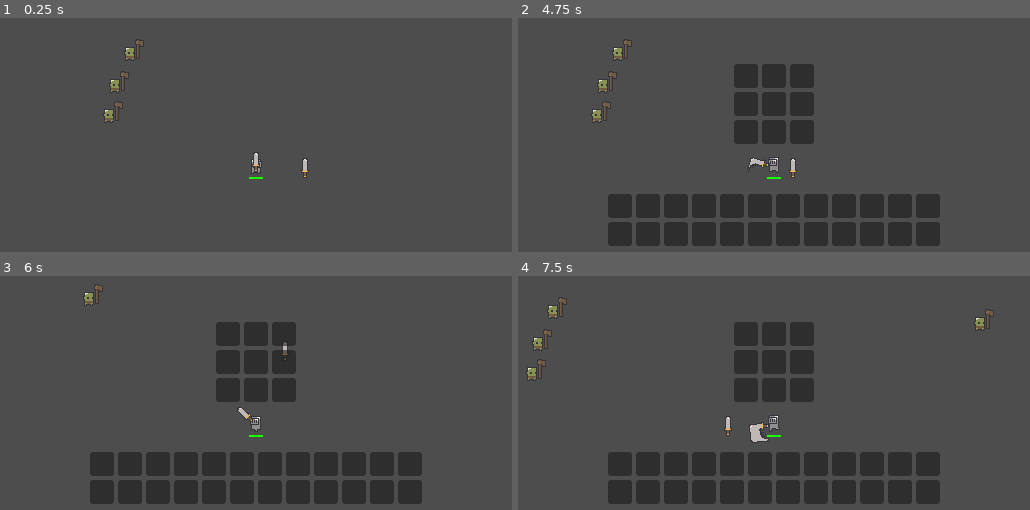
Above: before the commit, frames 1-4 (two rows, left to right).
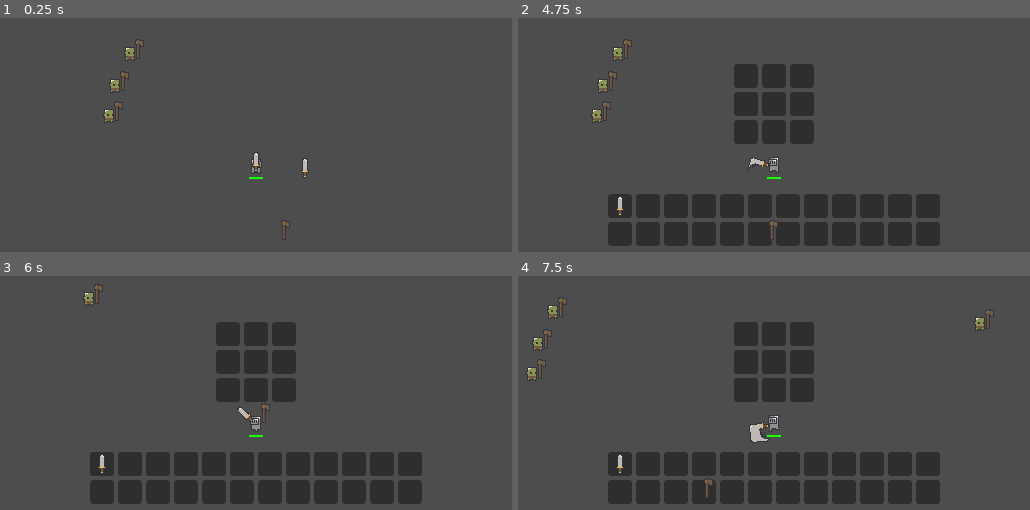
Above: after the commit, the same moments.

Repository: bbenefield89/realm-runners
Game: Godot game, scene res://Scenes/MainScene.tscn
The game is run twice, just before and just after one commit, with the same random seed, the same clock (stepped at 60 frames per second) and the same inputs.
Inputs (mouse positions are in pixels of both pictures, inside the frame that each line leads up to):
- Up to frame 1 (0.25 s): no input
- Up to frame 2 (4.75 s): tap Enter at 0.5 s; move the mouse to (886, 146) at 0.52 s; hold D (walk_right) 0.53-1.28 s; tap E (interact, bound only after the commit) at 0.6, 1.55, 2.3, 2.85, 3.6, 4.55 s; move the mouse to (671, 177) at 1.27 s; hold S (walk_down) 1.28-2.03 s; click (671, 177) at 1.35 s; move the mouse to (825, 97) at 2.02 s; hold D (walk_right) 2.03-2.78 s; right-click (825, 97) at 2.1 s; move the mouse to (748, 219) at 2.77 s; hold W (walk_up) 2.78-3.53 s; move the mouse to (927, 205) at 3.52 s; hold A (walk_left) from 3.53 s (still down); tap Tab (inventory_toggle) at 4.15 s; move the mouse to (620, 118) at 4.27 s; click (620, 118) at 4.35 s
- Up to frame 3 (6 s): move the mouse to (281, 421) at 5.02 s; release A (walk_left) at 5.03 s; hold S (walk_down) 5.03-5.78 s; right-click (281, 421) at 5.1 s; tap E (interact, bound only after the commit) at 5.3, 5.85 s; move the mouse to (179, 348) at 5.77 s; hold D (walk_right) from 5.78 s (still down)
- Up to frame 4 (7.5 s): move the mouse to (886, 404) at 6.52 s; release D (walk_right) at 6.53 s; hold W (walk_up) 6.53-7.28 s; tap E (interact, bound only after the commit) at 6.6 s; move the mouse to (671, 435) at 7.27 s; hold D (walk_right) from 7.28 s (still down); click (671, 435) at 7.35 s

The runs differ from the first frame. In frame 1, less than 0.1% of the frame differs, in the area x 55-57%, y 86-95%; in frame 2, 0.1%; in frame 3, 0.1%; in frame 4, 0.2%, in the area x 19-42%, y 60-95%.

Commit message:
Now able to properly loot items from the ground

Diff:
--- a/Prefabs/Creatures/PlayerScene.tscn
+++ b/Prefabs/Creatures/PlayerScene.tscn
@@ -4,7 +4,7 @@
 [ext_resource type="Script" path="res://Scripts/Creatures/PlayerController.gd" id="2_5dl5e"]
 [ext_resource type="Texture2D" uid="uid://mm1ciyi7xriq" path="res://Tilesets/dungeonSprites_ v1.5/knight_.png" id="2_evd7d"]
 [ext_resource type="Script" path="res://Scripts/Stats/StatsResource.gd" id="3_61y5n"]
-[ext_resource type="PackedScene" uid="uid://cant84ai23x4s" path="res://Prefabs/Weapons/Excalibur.tscn" id="4_rkwbu"]
+[ext_resource type="PackedScene" uid="uid://cant84ai23x4s" path="res://Prefabs/Weapons/ExcaliburScene.tscn" id="4_rkwbu"]
 [ext_resource type="PackedScene" uid="uid://xdg1k5csd08b" path="res://Prefabs/Inventory/InventoryButton.tscn" id="6_s47rb"]
 
 [sub_resource type="Resource" id="Resource_b272u"]
@@ -318,3 +318,4 @@
 [connection signal="timeout" from="Timers/DamageFlashTimer" to="." method="_on_damage_colors_timer_timeout"]
 [connection signal="timeout" from="Timers/DamageTimeoutTimer" to="." method="_on_damage_timeout_timeout"]
 [connection signal="area_entered" from="ItemPickupArea" to="." method="_on_item_pickup_area_area_entered"]
+[connection signal="area_exited" from="ItemPickupArea" to="." method="_on_item_pickup_area_area_exited"]
--- a/Prefabs/Inventory/InventoryButton.tscn
+++ b/Prefabs/Inventory/InventoryButton.tscn
@@ -4,6 +4,7 @@
 custom_minimum_size = Vector2(24, 24)
 
 [node name="Sprite2D" type="Sprite2D" parent="."]
+texture_filter = 1
 centered = false
 offset = Vector2(6, 0)
 region_enabled = true
--- a/Prefabs/Inventory/Weapons/Excalibur.tscn
+++ b/Prefabs/Inventory/Weapons/ExcaliburScene.tscn
@@ -9,7 +9,7 @@
 [node name="Excalibur" instance=ExtResource("1_e685p")]
 texture = ExtResource("2_y078h")
 region_enabled = true
-region_rect = Rect2(0, 0, 32, 32)
+region_rect = Rect2(10, 4, 12, 24)
 
 [node name="CollisionShape2D" parent="Area2D" index="0"]
 shape = SubResource("RectangleShape2D_omr5i")
--- /dev/null
+++ b/Prefabs/Inventory/Weapons/WoodAxeScene.tscn
@@ -0,0 +1,16 @@
+[gd_scene load_steps=4 format=3 uid="uid://c4htthyc0v4vi"]
+
+[ext_resource type="PackedScene" uid="uid://caxmga3v0m6ri" path="res://Prefabs/Inventory/ItemScene.tscn" id="1_w5os0"]
+[ext_resource type="Texture2D" uid="uid://d24ct6bm7q7bh" path="res://Tilesets/dungeonSprites_ v1.5/weapons_.png" id="2_u83oi"]
+
+[sub_resource type="RectangleShape2D" id="RectangleShape2D_1eng6"]
+size = Vector2(9, 20)
+
+[node name="WoodAxeScene" instance=ExtResource("1_w5os0")]
+texture = ExtResource("2_u83oi")
+region_enabled = true
+region_rect = Rect2(0, 24, 12, 24)
+
+[node name="CollisionShape2D" parent="Area2D" index="0"]
+position = Vector2(1.5, 0)
+shape = SubResource("RectangleShape2D_1eng6")
--- a/Scenes/MainScene.tscn
+++ b/Scenes/MainScene.tscn
@@ -1,9 +1,10 @@
-[gd_scene load_steps=5 format=3 uid="uid://ckcuv1p4x4vox"]
+[gd_scene load_steps=6 format=3 uid="uid://ckcuv1p4x4vox"]
 
 [ext_resource type="Script" path="res://Scenes/SceneController.gd" id="1_kjq2c"]
 [ext_resource type="PackedScene" uid="uid://c7asklokn48k2" path="res://Prefabs/Creatures/PlayerScene.tscn" id="1_mop1v"]
 [ext_resource type="PackedScene" uid="uid://d0sqyad1wjbv0" path="res://Prefabs/Creatures/Enemies/GoblinScene.tscn" id="2_81uar"]
-[ext_resource type="PackedScene" uid="uid://bsdln0cg2rh46" path="res://Prefabs/Inventory/Weapons/Excalibur.tscn" id="4_s1vfx"]
+[ext_resource type="PackedScene" uid="uid://bsdln0cg2rh46" path="res://Prefabs/Inventory/Weapons/ExcaliburScene.tscn" id="4_s1vfx"]
+[ext_resource type="PackedScene" uid="uid://c4htthyc0v4vi" path="res://Prefabs/Inventory/Weapons/WoodAxeScene.tscn" id="5_j17kc"]
 
 [node name="MainScene" type="Node2D"]
 script = ExtResource("1_kjq2c")
@@ -25,3 +26,6 @@
 
 [node name="Goblin_3" parent="." instance=ExtResource("2_81uar")]
 position = Vector2(34, 74)
+
+[node name="WoodAxeScene" parent="." instance=ExtResource("5_j17kc")]
+position = Vector2(209, 193)
--- a/Scripts/Creatures/PlayerController.gd
+++ b/Scripts/Creatures/PlayerController.gd
@@ -40,6 +40,7 @@
 var can_attack := true
 var can_take_damage := true
 var total_time_damage_flashing := 0.0
+var lootable_items: Array[ItemController] = []
 
 
 func _ready():
@@ -57,6 +58,7 @@
 	handle_attack_input()
 	handle_BodySprite_facing_direction()
 	handle_toggle_inventory()
+	handle_loot_input()
 
 
 func connect_signals(): # Called from CreatureController
@@ -126,6 +128,25 @@
 		InventoryUi.visible = false if is_inventory_visible else true
 
 
+func handle_loot_input():
+	if Input.is_action_just_pressed("interact"):
+		if lootable_items.size() == 1:
+			loot_item(lootable_items[0])
+		elif lootable_items.size() > 1:
+			assert(false, "Must implement multi-item looting")
+
+
+func loot_item(item_to_loot: ItemController):
+	var EmptyInvSlots = InventoryContents.get_children().filter(func (child):
+		return child.get_node("Sprite2D").texture == null)
+
+	if EmptyInvSlots.size() > 0:
+		var EmptyInvSlotSprite := EmptyInvSlots[0].get_node("Sprite2D") as Sprite2D
+		EmptyInvSlotSprite.texture = item_to_loot.texture
+		EmptyInvSlotSprite.region_rect = item_to_loot.region_rect
+		item_to_loot.queue_free()
+
+
 func transition_to_movement_state(new_state: MovementStates):
 	curr_movement_state = new_state
 
@@ -225,4 +246,10 @@
 
 func _on_item_pickup_area_area_entered(area: Area2D) -> void:
 	if area.get_parent() is ItemController:
-		print("Item found")
+		lootable_items.append(area.get_parent())
+
+
+func _on_item_pickup_area_area_exited(area: Area2D) -> void:
+	if area.get_parent() is ItemController:
+		var item_idx := lootable_items.find(area.get_parent())
+		lootable_items.remove_at(item_idx)
--- a/Scripts/Items/ItemController.gd
+++ b/Scripts/Items/ItemController.gd
@@ -1,12 +1,2 @@
 extends Sprite2D
 class_name ItemController
-
-
-# Called when the node enters the scene tree for the first time.
-func _ready() -> void:
-	pass # Replace with function body.
-
-
-# Called every frame. 'delta' is the elapsed time since the previous frame.
-func _process(delta: float) -> void:
-	pass
--- a/project.godot
+++ b/project.godot
@@ -60,6 +60,11 @@
 , Object(InputEventKey,"resource_local_to_scene":false,"resource_name":"","device":-1,"window_id":0,"alt_pressed":false,"shift_pressed":false,"ctrl_pressed":false,"meta_pressed":false,"pressed":false,"keycode":0,"physical_keycode":73,"key_label":0,"unicode":105,"echo":false,"script":null)
 ]
 }
+interact={
+"deadzone": 0.5,
+"events": [Object(InputEventKey,"resource_local_to_scene":false,"resource_name":"","device":-1,"window_id":0,"alt_pressed":false,"shift_pressed":false,"ctrl_pressed":false,"meta_pressed":false,"pressed":false,"keycode":0,"physical_keycode":69,"key_label":0,"unicode":101,"echo":false,"script":null)
+]
+}
 
 [rendering]
 
Renamed: Prefabs/Weapons/Excalibur.tscn -> Prefabs/Weapons/ExcaliburScene.tscn
